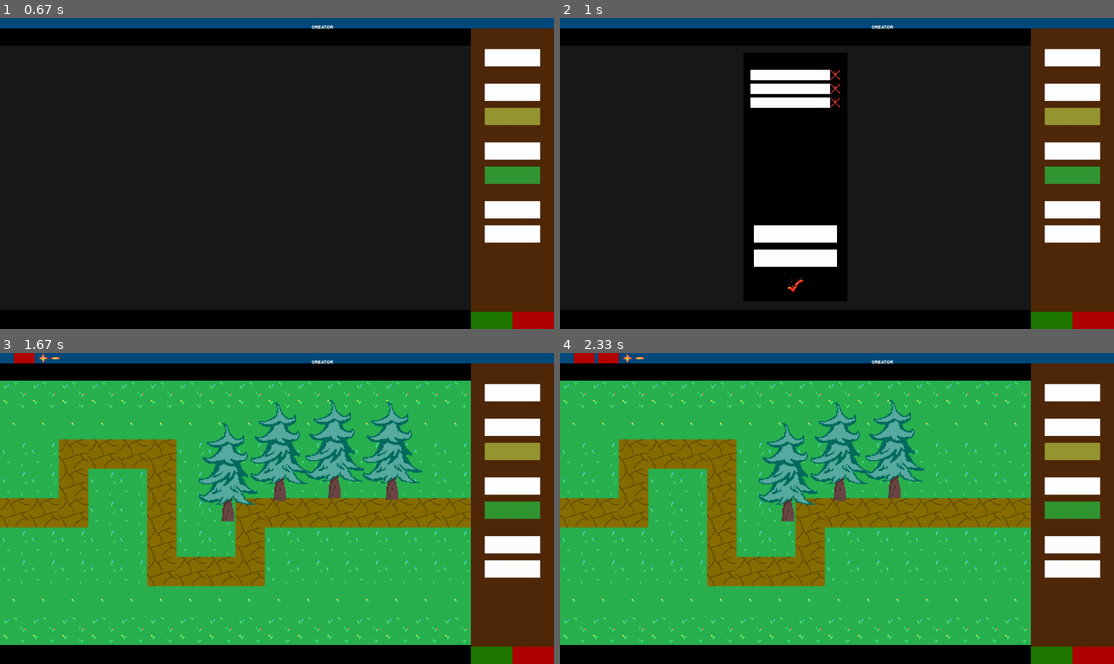
Above: before the commit, frames 1-4 (two rows, left to right).
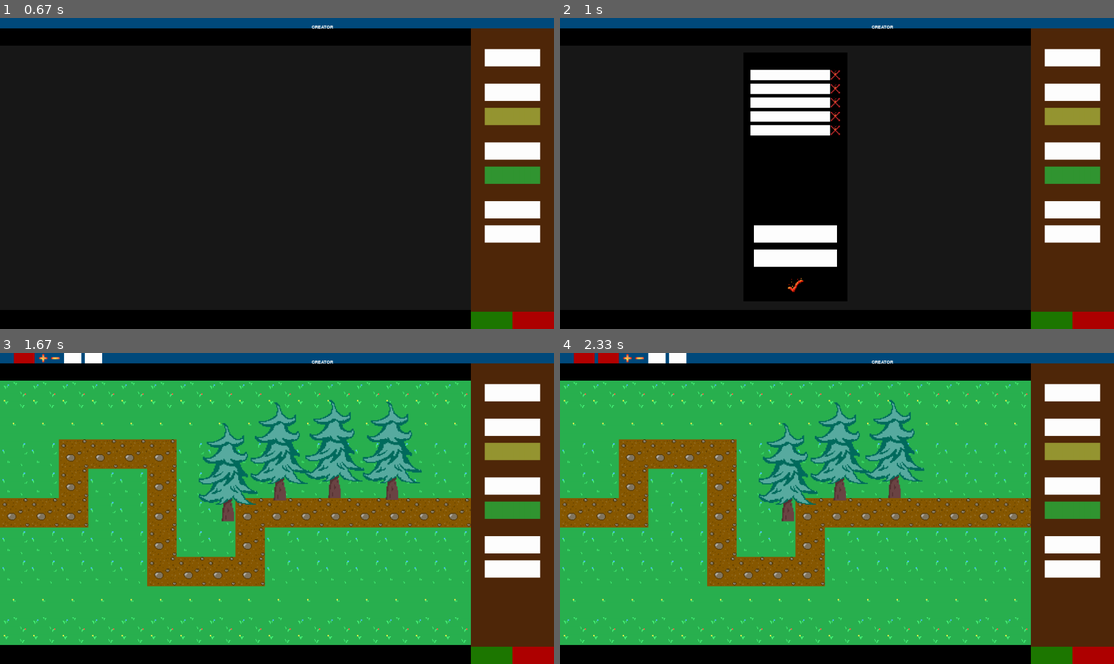
Above: after the commit, the same moments.

Repository: Markuss2b/td
Game: pygame game, started from main.py
The game is run twice, just before and just after one commit, with the same random seed, the same clock (stepped at 60 frames per second) and the same inputs.
Inputs (mouse positions are in pixels of both pictures, inside the frame that each line leads up to):
- Up to frame 1 (0.67 s): click (33, 95) at 0.38 s
- Up to frame 2 (1 s): click (1069, 58) at 0.72 s
- Up to frame 3 (1.67 s): click (232, 424) at 1.05 s; hold Esc from 1.33 s (still down); hold Left from 1.33 s (still down)
- Up to frame 4 (2.33 s): release Esc at 1.87 s; release Left at 1.87 s; click (604, 359) at 1.95 s; hold Left from 2.23 s (still down)

Frame 1 is identical in both runs. In frame 2, 1.1% of the frame differs, in the area x 34-51%, y 29-38%; in frame 3, 3.6%; in frame 4, 3.6%, in the area x 0-85%, y 0-75%.

Commit message:
Added button to clear path, Added button to automatically X out tower availability if there is sequence there, Changed path tiles, Added some ideas about the game loop(missing player tower placement)

Diff:
--- /dev/null
+++ b/all_maps/jaunakarte/obstacles.txt
@@ -0,0 +1,7 @@
+Tree.png,1117,120,170,284
+Tree.png,1262,134,170,284
+Tree.png,482,43,170,284
+Tree.png,282,61,170,284
+Tree.png,309,121,170,284
+Tree.png,158,111,170,284
+Tree.png,70,109,170,284
--- /dev/null
+++ b/all_maps/jaunakarte/paths/first_path.txt
@@ -0,0 +1,9 @@
+0 0 0 0 0 0 0 0 0 0 0 34 35 0 0 0
+0 0 0 0 0 0 0 0 0 19 20 33 36 0 0 0
+0 0 0 0 0 0 0 0 0 18 21 32 37 0 0 0
+0 0 0 0 0 0 8 9 10 17 22 31 38 0 0 0
+1 2 3 4 5 6 7 0 11 16 23 30 39 48 49 50
+0 0 0 0 0 0 0 0 12 15 24 29 40 47 0 0
+0 0 0 0 0 0 0 0 13 14 25 28 41 46 0 0
+0 0 0 0 0 0 0 0 0 0 26 27 42 45 0 0
+0 0 0 0 0 0 0 0 0 0 0 0 43 44 0 0
--- /dev/null
+++ b/all_maps/jaunakarte/paths/fourth_path.txt
@@ -0,0 +1,9 @@
+0 0 0 0 0 0 0 0 0 0 0 0 0 0 0 0
+0 0 0 0 0 0 0 0 0 13 14 27 28 0 0 0
+0 0 0 0 0 0 0 0 11 12 15 26 29 0 0 0
+0 0 0 0 0 0 8 9 10 0 16 25 30 0 0 0
+1 2 3 4 5 6 7 0 0 0 17 24 31 34 35 36
+0 0 0 0 0 0 0 0 0 0 18 23 32 33 0 0
+0 0 0 0 0 0 0 0 0 0 19 22 0 0 0 0
+0 0 0 0 0 0 0 0 0 0 20 21 0 0 0 0
+0 0 0 0 0 0 0 0 0 0 0 0 0 0 0 0
--- /dev/null
+++ b/all_maps/jaunakarte/paths/second_path.txt
@@ -0,0 +1,9 @@
+0 0 0 0 0 0 0 0 0 0 0 0 0 0 0 0
+0 0 0 0 0 0 0 0 0 15 16 0 0 0 0 0
+0 0 0 0 0 0 0 0 0 14 17 0 0 0 0 0
+0 0 0 0 0 0 0 0 0 13 18 0 0 0 0 0
+1 2 3 4 5 6 7 8 11 12 19 26 27 28 29 30
+0 0 0 0 0 0 0 9 10 0 20 25 0 0 0 0
+0 0 0 0 0 0 0 0 0 0 21 24 0 0 0 0
+0 0 0 0 0 0 0 0 0 0 22 23 0 0 0 0
+0 0 0 0 0 0 0 0 0 0 0 0 0 0 0 0
--- /dev/null
+++ b/all_maps/jaunakarte/paths/third_path.txt
@@ -0,0 +1,9 @@
+0 0 0 0 0 0 0 0 0 0 0 0 0 0 0 0
+0 0 0 0 0 0 0 0 0 0 0 0 0 0 0 0
+0 0 0 0 0 0 0 0 0 0 0 0 0 0 0 0
+0 0 0 0 0 0 8 9 0 0 0 0 0 0 0 0
+1 2 3 4 5 6 7 10 0 0 0 0 0 24 25 26
+0 0 0 0 0 0 0 11 12 13 0 0 0 23 0 0
+0 0 0 0 0 0 0 0 0 14 15 0 0 22 0 0
+0 0 0 0 0 0 0 0 0 0 16 17 18 21 0 0
+0 0 0 0 0 0 0 0 0 0 0 0 19 20 0 0
--- a/all_maps/customap2/tower_availability.txt
+++ b/all_maps/jaunakarte/tower_availability.txt
@@ -1,9 +1,9 @@
+O X X X X O X X O O O O O X X X
+O X X X X X X X O O O O O X X X
+O X X X X X X X O O O O O X X X
+O X X X X O O O O O O O O X X X
 O O O O O O O O O O O O O O O O
 O O O O O O O O O O O O O O O O
 O O O O O O O O O O O O O O O O
 O O O O O O O O O O O O O O O O
 O O O O O O O O O O O O O O O O
-O O O O O O O O O O O O O O O O
-O O O O O O O O O O O O O O O O
-O O O O O O O O O O O O O O O O
-O O O O O O O O O O O O O O O O
--- /dev/null
+++ b/all_maps/jaunakarte/visual_map.txt
@@ -0,0 +1,9 @@
+T_Grass_BG.png T_Grass_BG.png T_Grass_BG.png T_Grass_BG.png T_Grass_BG.png T_Grass_BG.png T_Grass_BG.png T_Grass_BG.png T_Grass_BG.png T_Grass_BG.png T_Grass_BG.png T_Path_BG.png T_Path_BG.png T_Grass_1.png T_Grass_1.png T_Grass_1.png
+T_Grass_BG.png T_Grass_BG.png T_Grass_BG.png T_Grass_BG.png T_Grass_3.png T_Grass_3.png T_Grass_3.png T_Grass_3.png T_Grass_BG.png T_Path_BG.png T_Path_1.png T_Path_1.png T_Path_BG.png T_Grass_1.png T_Grass_1.png T_Grass_1.png
+T_Grass_1.png T_Grass_1.png T_Grass_3.png T_Grass_3.png T_Grass_3.png T_Grass_3.png T_Grass_3.png T_Grass_3.png T_Path_1.png T_Path_1.png T_Path_1.png T_Path_1.png T_Path_BG.png T_Grass_1.png T_Grass_1.png T_Grass_1.png
+T_Grass_BG.png T_Grass_BG.png T_Grass_BG.png T_Grass_BG.png T_Grass_BG.png T_Grass_BG.png T_Path_1.png T_Path_1.png T_Path_1.png T_Path_1.png T_Path_1.png T_Path_1.png T_Path_BG.png T_Grass_1.png T_Grass_1.png T_Grass_1.png
+T_Path_1.png T_Path_3.png T_Path_1.png T_Path_2.png T_Path_1.png T_Path_3.png T_Path_1.png T_Path_1.png T_Path_1.png T_Path_1.png T_Path_1.png T_Path_1.png T_Path_1.png T_Path_1.png T_Path_2.png T_Path_1.png
+T_Grass_BG.png T_Grass_BG.png T_Grass_BG.png T_Grass_BG.png T_Grass_BG.png T_Grass_BG.png T_Grass_BG.png T_Path_1.png T_Path_1.png T_Path_1.png T_Path_1.png T_Path_1.png T_Path_1.png T_Path_BG.png T_Grass_1.png T_Grass_1.png
+T_Grass_BG.png T_Grass_BG.png T_Grass_3.png T_Grass_3.png T_Grass_3.png T_Grass_3.png T_Grass_BG.png T_Grass_3.png T_Grass_BG.png T_Path_1.png T_Path_1.png T_Path_1.png T_Path_1.png T_Path_BG.png T_Grass_1.png T_Grass_1.png
+T_Grass_BG.png T_Grass_BG.png T_Grass_3.png T_Grass_3.png T_Grass_3.png T_Grass_BG.png T_Grass_BG.png T_Grass_BG.png T_Grass_BG.png T_Grass_BG.png T_Path_BG.png T_Path_1.png T_Path_1.png T_Path_BG.png T_Grass_1.png T_Grass_1.png
+T_Grass_BG.png T_Grass_BG.png T_Grass_BG.png T_Grass_BG.png T_Grass_BG.png T_Grass_BG.png T_Grass_BG.png T_Grass_BG.png T_Grass_BG.png T_Grass_BG.png T_Grass_BG.png T_Grass_1.png T_Path_BG.png T_Path_BG.png T_Grass_1.png T_Grass_1.png
--- /dev/null
+++ b/all_maps/test/obstacles.txt
@@ -0,0 +1,29 @@
+Tree.png,898,75,170,284
+Tree.png,1088,89,170,284
+Tree.png,1218,72,170,284
+Tree.png,774,25,170,284
+Tree.png,652,0,170,284
+Tree.png,562,2,170,284
+Tree.png,446,-1,170,284
+Tree.png,346,0,170,284
+Tree.png,204,-9,170,284
+Tree.png,122,-9,170,284
+Tree.png,42,0,170,284
+Tree.png,175,114,170,284
+Tree.png,796,122,170,284
+Tree.png,956,126,170,284
+Tree.png,1189,136,170,284
+Tree.png,1062,507,170,284
+Tree.png,946,516,170,284
+Tree.png,861,537,170,284
+Tree.png,720,545,170,284
+Tree.png,652,488,170,284
+Tree.png,558,463,170,284
+Tree.png,449,497,170,284
+Tree.png,403,545,170,284
+Tree.png,322,530,170,284
+Tree.png,272,484,170,284
+Tree.png,154,500,170,284
+Tree.png,93,522,170,284
+Tree.png,1183,512,170,284
+Tree.png,1,509,170,284
--- /dev/null
+++ b/all_maps/test/paths/first_path.txt
@@ -0,0 +1,9 @@
+0 0 0 0 0 0 0 0 0 0 0 0 0 0 0 0
+0 0 0 0 0 0 0 0 0 0 0 0 0 0 0 0
+0 0 0 0 0 0 0 0 0 0 0 0 0 0 0 0
+1 2 0 0 7 8 9 10 11 0 0 0 0 0 0 0
+0 3 4 5 6 0 0 0 12 13 14 15 16 17 18 19
+0 0 0 0 0 0 0 0 0 0 0 0 0 0 0 0
+0 0 0 0 0 0 0 0 0 0 0 0 0 0 0 0
+0 0 0 0 0 0 0 0 0 0 0 0 0 0 0 0
+0 0 0 0 0 0 0 0 0 0 0 0 0 0 0 0
--- a/all_maps/customap2/paths/first_path.txt
+++ b/all_maps/test/paths/second_path.txt
@@ -1,9 +1,9 @@
+0 0 0 0 0 0 0 0 0 0 0 0 0 0 0 0
+0 0 0 0 0 0 0 0 0 0 0 0 0 0 0 0
+0 0 0 0 0 0 0 0 0 0 0 0 0 0 0 0
+19 18 0 0 13 12 11 10 9 0 0 0 0 0 0 0
+0 17 16 15 14 0 0 0 8 7 6 5 4 3 2 1
 0 0 0 0 0 0 0 0 0 0 0 0 0 0 0 0
 0 0 0 0 0 0 0 0 0 0 0 0 0 0 0 0
 0 0 0 0 0 0 0 0 0 0 0 0 0 0 0 0
 0 0 0 0 0 0 0 0 0 0 0 0 0 0 0 0
-1 0 0 0 0 0 0 0 0 0 0 0 0 0 0 0
-0 0 0 0 0 0 0 0 0 0 0 0 0 0 0 0
-0 0 0 0 0 0 0 0 0 0 0 0 0 0 0 0
-0 0 0 0 0 0 0 0 0 0 0 0 0 0 0 0
-0 0 0 0 0 0 0 0 0 0 0 0 0 0 0 0
--- /dev/null
+++ b/all_maps/test/tower_availability.txt
@@ -0,0 +1,9 @@
+X X X X X X X X X X X X X X X X
+X X X X X X X X X X X X X X X X
+O X X X O O O O O X X X X X X X
+O O X X O O O O O O X O X X X X
+O O O O O O O O O O O O O O O O
+O X X X X O X X X O O X X X X O
+X X X X X X X X X X X X X X X X
+X X X X X X X X X X X X X X X X
+X X X X X X X O X X X X X X X X
--- /dev/null
+++ b/all_maps/test/visual_map.txt
@@ -0,0 +1,9 @@
+T_Grass_1.png T_Grass_1.png T_Grass_1.png T_Grass_1.png T_Grass_1.png T_Grass_1.png T_Grass_1.png T_Grass_1.png T_Grass_1.png T_Grass_1.png T_Grass_1.png T_Grass_1.png T_Grass_1.png T_Grass_1.png T_Grass_1.png T_Grass_1.png
+T_Grass_BG.png T_Grass_BG.png T_Grass_BG.png T_Grass_BG.png T_Grass_BG.png T_Grass_BG.png T_Grass_BG.png T_Grass_BG.png T_Grass_BG.png T_Grass_BG.png T_Grass_BG.png T_Grass_BG.png T_Grass_BG.png T_Grass_BG.png T_Grass_BG.png T_Grass_BG.png
+T_Grass_BG.png T_Grass_BG.png T_Grass_BG.png T_Grass_BG.png T_Grass_BG.png T_Grass_BG.png T_Grass_BG.png T_Grass_BG.png T_Grass_BG.png T_Grass_1.png T_Grass_BG.png T_Grass_BG.png T_Grass_BG.png T_Grass_BG.png T_Grass_BG.png T_Grass_BG.png
+T_Path_1.png T_Path_4.png T_Grass_BG.png T_Grass_BG.png T_Path_1.png T_Path_4.png T_Path_1.png T_Path_4.png T_Path_1.png T_Grass_BG.png T_Grass_BG.png T_Grass_BG.png T_Grass_BG.png T_Grass_BG.png T_Grass_BG.png T_Grass_BG.png
+T_Grass_BG.png T_Path_1.png T_Path_4.png T_Path_4.png T_Path_1.png T_Grass_BG.png T_Grass_BG.png T_Grass_BG.png T_Path_1.png T_Path_2.png T_Path_4.png T_Path_BG.png T_Path_1.png T_Path_4.png T_Path_4.png T_Path_1.png
+T_Grass_BG.png T_Grass_BG.png T_Grass_BG.png T_Grass_BG.png T_Grass_BG.png T_Grass_BG.png T_Grass_BG.png T_Grass_BG.png T_Grass_BG.png T_Grass_BG.png T_Grass_BG.png T_Grass_BG.png T_Grass_BG.png T_Grass_BG.png T_Grass_BG.png T_Grass_BG.png
+T_Grass_BG.png T_Grass_BG.png T_Grass_BG.png T_Grass_BG.png T_Grass_BG.png T_Grass_BG.png T_Grass_BG.png T_Grass_BG.png T_Grass_BG.png T_Grass_BG.png T_Grass_BG.png T_Grass_BG.png T_Grass_BG.png T_Grass_BG.png T_Grass_BG.png T_Grass_BG.png
+T_Grass_BG.png T_Grass_BG.png T_Grass_BG.png T_Grass_BG.png T_Grass_BG.png T_Grass_BG.png T_Grass_BG.png T_Grass_BG.png T_Grass_BG.png T_Grass_BG.png T_Grass_BG.png T_Grass_BG.png T_Grass_BG.png T_Grass_BG.png T_Grass_BG.png T_Grass_BG.png
+T_Grass_1.png T_Grass_1.png T_Grass_1.png T_Grass_1.png T_Grass_1.png T_Grass_1.png T_Grass_1.png T_Grass_1.png T_Grass_1.png T_Grass_1.png T_Grass_1.png T_Grass_1.png T_Grass_1.png T_Grass_1.png T_Grass_1.png T_Grass_1.png
--- a/all_maps/testest/visual_map.txt
+++ /dev/null
@@ -1,9 +0,0 @@
-T_Grass_BG.png T_Grass_BG.png T_Grass_BG.png T_Grass_BG.png T_Grass_BG.png T_Grass_BG.png T_Grass_BG.png T_Grass_BG.png T_Grass_BG.png T_Grass_BG.png T_Grass_BG.png T_Grass_BG.png T_Grass_BG.png T_Grass_BG.png T_Grass_BG.png T_Grass_BG.png
-T_Grass_BG.png T_Grass_BG.png T_Grass_BG.png T_Grass_BG.png T_Grass_BG.png T_Grass_BG.png T_Grass_BG.png T_Grass_BG.png T_Grass_BG.png T_Grass_BG.png T_Grass_BG.png T_Grass_BG.png T_Grass_BG.png T_Grass_BG.png T_Grass_BG.png T_Grass_BG.png
-T_Grass_BG.png T_Grass_BG.png T_Grass_BG.png T_Grass_BG.png T_Grass_BG.png T_Grass_BG.png T_Grass_BG.png T_Grass_BG.png T_Grass_BG.png T_Grass_BG.png T_Grass_BG.png T_Grass_BG.png T_Grass_BG.png T_Grass_BG.png T_Grass_BG.png T_Grass_BG.png
-T_Grass_BG.png T_Grass_BG.png T_Grass_BG.png T_Grass_BG.png T_Grass_BG.png T_Grass_BG.png T_Grass_BG.png T_Grass_BG.png T_Grass_BG.png T_Grass_BG.png T_Grass_BG.png T_Grass_BG.png T_Grass_BG.png T_Grass_BG.png T_Grass_BG.png T_Grass_BG.png
-T_Grass_BG.png T_Grass_BG.png T_Grass_BG.png T_Grass_BG.png T_Grass_BG.png T_Grass_BG.png T_Grass_BG.png T_Grass_BG.png T_Grass_BG.png T_Grass_BG.png T_Grass_BG.png T_Grass_BG.png T_Grass_BG.png T_Grass_BG.png T_Grass_BG.png T_Grass_BG.png
-T_Grass_BG.png T_Grass_BG.png T_Grass_BG.png T_Grass_BG.png T_Grass_BG.png T_Grass_BG.png T_Grass_BG.png T_Grass_BG.png T_Grass_BG.png T_Grass_BG.png T_Grass_BG.png T_Grass_BG.png T_Grass_BG.png T_Grass_BG.png T_Grass_BG.png T_Grass_BG.png
-T_Grass_BG.png T_Grass_BG.png T_Grass_BG.png T_Grass_BG.png T_Grass_BG.png T_Grass_BG.png T_Grass_BG.png T_Grass_BG.png T_Grass_BG.png T_Grass_BG.png T_Grass_BG.png T_Grass_BG.png T_Grass_BG.png T_Grass_BG.png T_Grass_BG.png T_Grass_BG.png
-T_Grass_BG.png T_Grass_BG.png T_Grass_BG.png T_Grass_BG.png T_Grass_BG.png T_Grass_BG.png T_Grass_BG.png T_Grass_BG.png T_Grass_BG.png T_Grass_BG.png T_Grass_BG.png T_Grass_BG.png T_Grass_BG.png T_Grass_BG.png T_Grass_BG.png T_Grass_BG.png
-T_Grass_BG.png T_Grass_BG.png T_Grass_BG.png T_Grass_BG.png T_Grass_BG.png T_Grass_BG.png T_Grass_BG.png T_Grass_BG.png T_Grass_BG.png T_Grass_BG.png T_Grass_BG.png T_Grass_BG.png T_Grass_BG.png T_Grass_BG.png T_Grass_BG.png T_Grass_BG.png
--- a/model/map/path.py
+++ b/model/map/path.py
@@ -24,6 +24,10 @@
 
 
     def make_empty_path(self):
+        self.path_tiles = []
+        self.start_location = None
+        self.end_location = None
+        self.sequence = [None]
         for i in range(self.max_y):
             self.path_tiles.append([])
             for j in range(self.max_x):
--- a/td_map_creator.py
+++ b/td_map_creator.py
@@ -99,11 +99,15 @@
                 # Buttons for adding and removing paths
                 add_path_button = pygame.Rect(40 + len(self.map_selected.get_all_paths()) * 70, 0, 30, 30)
                 remove_path_button = pygame.Rect(40 + len(self.map_selected.get_all_paths()) * 70 + 30 + 5, 0, 30, 30)
+                remove_tow_avail_with_sequence_button = pygame.Rect(40 + len(self.map_selected.get_all_paths()) * 70 + 30 + 5 + 30 + 10, 0, 50, 30)
+                clear_path_button = pygame.Rect(40 + len(self.map_selected.get_all_paths()) * 70 + 30 + 5 + 30 + 10 + 50 + 10, 0, 50, 30)
 
                 self.draw_img_on_rect("images/Assets/Plus.png", add_path_button.left, add_path_button.top, add_path_button.width, add_path_button.height)
                 self.draw_img_on_rect("images/Assets/Minus.png", remove_path_button.left, remove_path_button.top, remove_path_button.width, remove_path_button.height)
-
-                self.handle_path_buttons(add_path_button, remove_path_button, seq_rec)
+                pygame.draw.rect(self.screen, (255, 255, 255), remove_tow_avail_with_sequence_button)
+                pygame.draw.rect(self.screen, (255, 255, 255), clear_path_button)
+
+                self.handle_path_buttons(add_path_button, remove_path_button, seq_rec, clear_path_button, remove_tow_avail_with_sequence_button)
 
 
             # Creating the tile map 16x9 (144 buttons)
@@ -266,7 +270,7 @@
         self.click = False
 
 
-    def handle_path_buttons(self, add_path_button, remove_path_button, seq_rec):
+    def handle_path_buttons(self, add_path_button, remove_path_button, seq_rec, clear_path_button, remove_tow_avail_with_sequence_button):
         # Max 4
         if len(self.map_selected.get_all_paths()) < 4:
             if add_path_button.collidepoint(self.mx, self.my):
@@ -291,6 +295,29 @@
                         self.selected_sequence = "first_path"
                     else:
                         self.selected_sequence = self.path_names[i-1]
+
+        # Clears path
+        if clear_path_button.collidepoint(self.mx, self.my):
+            if self.click:
+                all_paths = self.map_selected.get_all_paths()
+                if self.selected_sequence == "first_path":
+                    all_paths[0].make_empty_path()
+                else:
+                    all_paths[self.path_names.index(self.selected_sequence)+1].make_empty_path()
+
+        # Removes tower availability from sequence tiles
+        if remove_tow_avail_with_sequence_button.collidepoint(self.mx, self.my):
+            if self.click:
+                tow_avail = self.map_selected.get_tower_availability_map()
+                all_paths = self.map_selected.get_all_paths()
+                if self.selected_sequence == "first_path":
+                    sequence = all_paths[0].get_sequence()
+                    if sequence[0] != None:
+                        tow_avail.tower_auto_x_path_tiles(sequence)
+                else:
+                    sequence = all_paths[self.path_names.index(self.selected_sequence)+1].get_sequence()
+                    if sequence[0] != None:
+                        tow_avail.tower_auto_x_path_tiles(sequence)
 
 
     def select_map_menu(self):
@@ -519,7 +546,6 @@
             print(self.map_selected.get_obstacles())
             if self.click:
                 if self.selected_obstacle != "None":
-                    # FIXME: Bit hard to control placement
                     # TODO: Size dynamic
                     half = 42
                     if self.obstacle_placement_method == "Free":
--- /dev/null
+++ b/thoughts/Game Loop.txt
@@ -0,0 +1,51 @@
+Game Loop:
+
+	health = 1000
+	alive_enemies = []
+	towers = []
+	while game:
+		for path in paths:
+			for enemy in alive_enemies:
+				enemy_step()
+
+			if spawner_enemies_left > 0:
+				spawn_enemy()
+
+				alive_enemies.append(new_enemy)
+
+			for tower in all_towers:
+				tower_shoot()
+				move_bullets()
+
+# Enemy
+def enemy_step():
+	move_enemy along sequence....
+
+	if enemy reached end:
+		health = health - enemy_damage
+
+
+# Towers
+def tower_shoot():
+	Make new bullet with unchangeable target
+
+def move_bullets(target):
+	move bullet towards targets new location
+
+	if hit:
+		tower_all_bullets.remove_bullet()
+
+		if target_health < 0:
+			remove_enemy(target)
+
+
+
+
+
+Towers:
+	* Towers need a target(First enemy)
+
+	----(HOW TO GET FIRST TARGET WITH MULTIPLE PATHS?--------
+	* I guess you need to compare how many steps left an enemy has
+
+	* Bullets each iteration move to enemies location with the shortest distance
Empty file removed: all_maps/testest/obstacles.txt
Binary file changed: images/Tiles/Path/T_Path_1.png
Binary file changed: images/Tiles/Path/T_Path_2.png
Binary file changed: images/Tiles/Path/T_Path_3.png
Binary file changed: images/Tiles/Path/T_Path_4.png
Binary file changed: images/Tiles/Path/T_Path_BG.png
